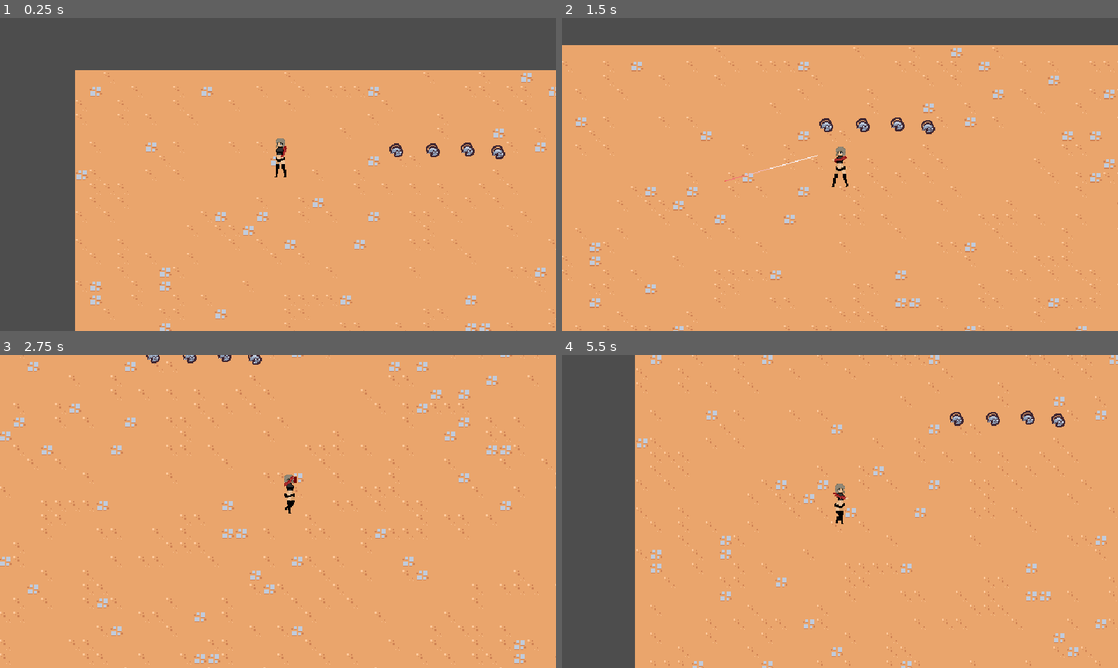
Above: before the commit, frames 1-4 (two rows, left to right).
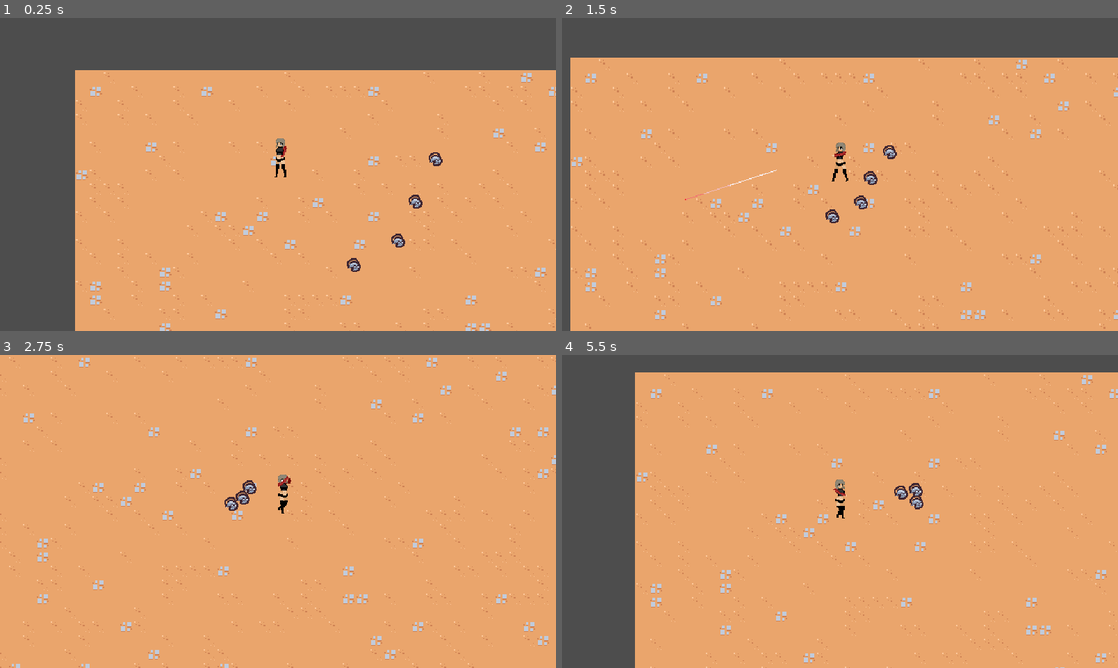
Above: after the commit, the same moments.

Repository: mediwind/Prototype
Game: Godot game, scene res://scenes/main/main.tscn
The game is run twice, just before and just after one commit, with the same random seed, the same clock (stepped at 60 frames per second) and the same inputs.
Inputs (mouse positions are in pixels of both pictures, inside the frame that each line leads up to):
- Up to frame 1 (0.25 s): no input
- Up to frame 2 (1.5 s): move the mouse to (962, 158) at 0.52 s; hold D (move_right) 0.53-1.28 s; click (962, 158) at 0.67 s; move the mouse to (728, 190) at 1.27 s; hold S (move_down) from 1.28 s (still down); click (728, 190) at 1.42 s
- Up to frame 3 (2.75 s): move the mouse to (333, 442) at 2.02 s; release S (move_down) at 2.03 s; hold D (move_right) from 2.03 s (still down); click (333, 442) at 2.17 s
- Up to frame 4 (5.5 s): move the mouse to (812, 574) at 2.77 s; release D (move_right) at 2.78 s; hold W (move_up) 2.78-3.53 s; click (812, 574) at 2.92 s; move the mouse to (1006, 558) at 3.52 s; hold A (move_left) 3.53-5.03 s; click (1006, 558) at 3.67 s; move the mouse to (673, 464) at 4.27 s; click (673, 464) at 4.42 s; move the mouse to (867, 511) at 5.02 s; hold S (move_down) from 5.03 s (still down); click (867, 511) at 5.17 s

The runs differ from the first frame. In frame 1, 0.6% of the frame differs, in the area x 62-91%, y 39-82%; in frame 2, 10%, in the area x 0-100%, y 8-100%; in frame 3, 5.9%; in frame 4, 9.2%.

Commit message:
velocity_component added

Diff:
--- a/component/hitbox_component.gd
+++ b/component/hitbox_component.gd
@@ -13,7 +13,7 @@
 func counting_penetration(other_area: Area2D):
     if not other_area is HurtboxComponent:
         return
-    print("number_of_penetration: ", number_of_penetration)
+    # print("number_of_penetration: ", number_of_penetration)
     number_of_penetration += 1
     if number_of_penetration >= 2:
         owner.queue_free()
--- /dev/null
+++ b/scenes/component/velocity_component.gd
@@ -0,0 +1,30 @@
+extends Node
+
+@export var max_speed: int = 40
+@export var acceleration: float = 5
+
+var velocity = Vector2.ZERO
+
+
+func accelerate_to_player():
+	var owner_node2d = owner as Node2D
+	if owner_node2d == null:
+		return
+
+	var player = get_tree().get_first_node_in_group("player")
+	if player == null:
+		return
+
+	var direction = (player.global_position - owner_node2d.global_position).normalized()
+	accelerate_in_direction(direction)
+
+
+func accelerate_in_direction(direction: Vector2):
+	var desired_velocity = direction * max_speed
+	velocity = velocity.lerp(desired_velocity, 1.0 - exp(-acceleration * get_process_delta_time()))
+
+
+func move(character_body: CharacterBody2D):
+	character_body.velocity = velocity
+	character_body.move_and_slide()
+	velocity = character_body.velocity
--- /dev/null
+++ b/scenes/component/velocity_component.tscn
@@ -0,0 +1,6 @@
+[gd_scene load_steps=2 format=3 uid="uid://bob443ncb55kj"]
+
+[ext_resource type="Script" path="res://scenes/component/velocity_component.gd" id="1_m0wmy"]
+
+[node name="VelocityComponent" type="Node"]
+script = ExtResource("1_m0wmy")
--- a/scenes/game_object/basic_enemy/basic_enemy.gd
+++ b/scenes/game_object/basic_enemy/basic_enemy.gd
@@ -1 +1,13 @@
 extends CharacterBody2D
+
+# @onready var visuals = $Visuals
+@onready var velocity_component = $VelocityComponent
+
+
+func _process(delta):
+	velocity_component.accelerate_to_player()
+	velocity_component.move(self)
+
+	# var move_sign = sign(velocity.x)
+	# if move_sign != 0:
+	# 	visuals.scale = Vector2(-move_sign, 1)
--- a/scenes/game_object/basic_enemy/basic_enemy.tscn
+++ b/scenes/game_object/basic_enemy/basic_enemy.tscn
@@ -1,8 +1,9 @@
-[gd_scene load_steps=7 format=3 uid="uid://ctxi6elq72pyh"]
+[gd_scene load_steps=8 format=3 uid="uid://ctxi6elq72pyh"]
 
 [ext_resource type="Script" path="res://scenes/game_object/basic_enemy/basic_enemy.gd" id="1_l8ae0"]
 [ext_resource type="Texture2D" uid="uid://cmlvx6oj88em7" path="res://scenes/game_object/basic_enemy/basic_enemy.png" id="1_ooc1j"]
 [ext_resource type="PackedScene" uid="uid://dehqlgwaydqil" path="res://component/health_component.tscn" id="2_6xx2f"]
+[ext_resource type="PackedScene" uid="uid://bob443ncb55kj" path="res://scenes/component/velocity_component.tscn" id="3_jpkiy"]
 [ext_resource type="PackedScene" uid="uid://cdpwqed5wu1ub" path="res://component/hurt_box_component.tscn" id="4_1ih2o"]
 
 [sub_resource type="CircleShape2D" id="CircleShape2D_uc0nb"]
@@ -17,6 +18,8 @@
 
 [node name="HealthComponent" parent="." instance=ExtResource("2_6xx2f")]
 
+[node name="VelocityComponent" parent="." instance=ExtResource("3_jpkiy")]
+
 [node name="HurtboxComponent" parent="." node_paths=PackedStringArray("health_component") instance=ExtResource("4_1ih2o")]
 health_component = NodePath("../HealthComponent")
 
--- a/scenes/game_object/bullet/basic_bullet.gd
+++ b/scenes/game_object/bullet/basic_bullet.gd
@@ -10,7 +10,6 @@
 func _ready():
     # 총알이 생성될 때의 위치를 저장
     initial_position = global_position
-    print("Bullet created", initial_position)
     # max_distance의 제곱값을 계산하여 저장
     max_distance_squared = max_distance * max_distance
 
@@ -19,5 +18,4 @@
     position += speed * direction * delta
     # 총알이 처음 위치에서 일정 거리 이상 벗어나면 제거
     if position.distance_squared_to(initial_position) > max_distance_squared:
-        print("Bullet removed", position)
         queue_free()
--- a/scenes/game_object/bullet/basic_bullet.tscn
+++ b/scenes/game_object/bullet/basic_bullet.tscn
@@ -5,13 +5,14 @@
 [ext_resource type="PackedScene" uid="uid://cs5qsx3kqhqh3" path="res://component/hitbox_component.tscn" id="3_fmxcp"]
 
 [sub_resource type="RectangleShape2D" id="RectangleShape2D_ci4h5"]
-size = Vector2(10, 10)
+size = Vector2(10, 116)
 
 [node name="BasicBullet" type="Node2D"]
 script = ExtResource("1_kg45e")
 
 [node name="Sprite2D" type="Sprite2D" parent="."]
 texture = ExtResource("2_v0bu5")
+offset = Vector2(50, 0)
 
 [node name="HitboxComponent" parent="." instance=ExtResource("3_fmxcp")]
 collision_layer = 4
@@ -19,6 +20,6 @@
 damage = 5.0
 
 [node name="CollisionShape2D" type="CollisionShape2D" parent="HitboxComponent"]
-position = Vector2(54.5, -0.750003)
+position = Vector2(51, -0.999667)
 rotation = 1.57079
 shape = SubResource("RectangleShape2D_ci4h5")
--- a/scenes/game_object/player/player.gd
+++ b/scenes/game_object/player/player.gd
@@ -10,7 +10,7 @@
 @onready var aim_pivot = $AimPivot
 @onready var animation_player = $AnimationPlayer
 
-const MAX_SPEED = 200
+const MAX_SPEED = 100
 
 var can_shoot : bool
 var facing_right : bool
@@ -28,10 +28,10 @@
 	update_animation()
 
 	if Input.is_mouse_button_pressed(MOUSE_BUTTON_LEFT) and can_shoot:
-		print("Shooting!")
+		# print("Shooting!")
 		var dir = get_global_mouse_position() - hand.global_position
 		var bullet_direction = atan2(dir.y, dir.x)
-		print("hand_position:", hand.global_position)
+		# print("hand_position:", hand.global_position)
 		shoot.emit(hand.global_position, dir, bullet_direction)
 		can_shoot = false
 		shoot_cool_time.start()
--- a/scenes/game_object/player/player.tscn
+++ b/scenes/game_object/player/player.tscn
@@ -24,17 +24,23 @@
 "update": 1,
 "values": [0]
 }
-tracks/1/type = "value"
-tracks/1/imported = false
-tracks/1/enabled = true
-tracks/1/path = NodePath("PlayerSprite/Torso:position")
-tracks/1/interp = 1
-tracks/1/loop_wrap = true
-tracks/1/keys = {
-"times": PackedFloat32Array(0),
-"transitions": PackedFloat32Array(1),
-"update": 0,
-"values": [Vector2(0, -25)]
+
+[sub_resource type="Animation" id="Animation_jdqpn"]
+resource_name = "walk_bakcward"
+length = 0.8
+loop_mode = 1
+step = 0.05
+tracks/0/type = "value"
+tracks/0/imported = false
+tracks/0/enabled = true
+tracks/0/path = NodePath("PlayerSprite/Legs:frame")
+tracks/0/interp = 2
+tracks/0/loop_wrap = true
+tracks/0/keys = {
+"times": PackedFloat32Array(0, 0.1, 0.2, 0.3, 0.4, 0.5, 0.6, 0.7),
+"transitions": PackedFloat32Array(1, 1, 1, 1, 1, 1, 1, 1),
+"update": 1,
+"values": [8, 7, 6, 5, 4, 3, 2, 1]
 }
 
 [sub_resource type="Animation" id="Animation_tpj14"]
@@ -53,35 +59,6 @@
 "transitions": PackedFloat32Array(1, 1, 1, 1, 1, 1, 1, 1),
 "update": 1,
 "values": [0, 1, 2, 3, 4, 5, 6, 7]
-}
-tracks/1/type = "value"
-tracks/1/imported = false
-tracks/1/enabled = true
-tracks/1/path = NodePath("PlayerSprite/Torso:position")
-tracks/1/interp = 2
-tracks/1/loop_wrap = true
-tracks/1/keys = {
-"times": PackedFloat32Array(0, 0.1, 0.2, 0.3, 0.4, 0.5, 0.6),
-"transitions": PackedFloat32Array(1, 1, 1, 1, 1, 1, 1),
-"update": 0,
-"values": [Vector2(0, -25), Vector2(0, -26), Vector2(0, -25), Vector2(-1, -26), Vector2(-1, -26), Vector2(1, -26), Vector2(1, -25.286)]
-}
-
-[sub_resource type="Animation" id="Animation_jdqpn"]
-resource_name = "walk_bakcward"
-length = 0.8
-loop_mode = 1
-tracks/0/type = "value"
-tracks/0/imported = false
-tracks/0/enabled = true
-tracks/0/path = NodePath("PlayerSprite/Legs:frame")
-tracks/0/interp = 2
-tracks/0/loop_wrap = true
-tracks/0/keys = {
-"times": PackedFloat32Array(0, 0.1, 0.2, 0.3, 0.4, 0.5, 0.6, 0.7),
-"transitions": PackedFloat32Array(1, 1, 1, 1, 1, 1, 1, 1),
-"update": 1,
-"values": [8, 7, 6, 5, 4, 3, 2, 1]
 }
 
 [sub_resource type="AnimationLibrary" id="AnimationLibrary_6scx5"]
--- a/scenes/main/main.tscn
+++ b/scenes/main/main.tscn
@@ -18,21 +18,21 @@
 
 [node name="BulletManager" parent="." instance=ExtResource("1_7dujj")]
 
-[node name="BasicEnemy" parent="." instance=ExtResource("4_phin4")]
-position = Vector2(370, 92)
-
-[node name="BasicEnemy2" parent="." instance=ExtResource("4_phin4")]
-position = Vector2(412, 92)
-
-[node name="BasicEnemy3" parent="." instance=ExtResource("4_phin4")]
-position = Vector2(452, 91)
-
-[node name="BasicEnemy4" parent="." instance=ExtResource("4_phin4")]
-position = Vector2(487, 94)
-
 [node name="Entities" type="Node2D" parent="." groups=["entities_layer"]]
 
 [node name="Player" parent="Entities" instance=ExtResource("1_rwiuc")]
 position = Vector2(236, 121)
 
+[node name="BasicEnemy" parent="Entities" instance=ExtResource("4_phin4")]
+position = Vector2(420, 102)
+
+[node name="BasicEnemy2" parent="Entities" instance=ExtResource("4_phin4")]
+position = Vector2(397, 152)
+
+[node name="BasicEnemy3" parent="Entities" instance=ExtResource("4_phin4")]
+position = Vector2(376, 198)
+
+[node name="BasicEnemy4" parent="Entities" instance=ExtResource("4_phin4")]
+position = Vector2(324, 228)
+
 [node name="Foreground" type="Node2D" parent="." groups=["foreground_layer"]]
--- a/scenes/manager/bullet_manager.gd
+++ b/scenes/manager/bullet_manager.gd
@@ -10,9 +10,7 @@
 
 func on_player_shoot(pos, dir, bullet_direction):
     var bullet = bullet_scene.instantiate()
-    print("bullet.global_position:", bullet.global_position)
     bullet.global_position = pos
-    print("pos:", pos)
     bullet.rotation = bullet_direction
     bullet.direction = dir.normalized()
 
Not shown: 1 places in scenes/game_object/player/player.tscn that only renumber resources
Binary file changed: scenes/game_object/player/player_legs.png
Not shown, changed: scenes/game_object/player/player_legs.png.import
